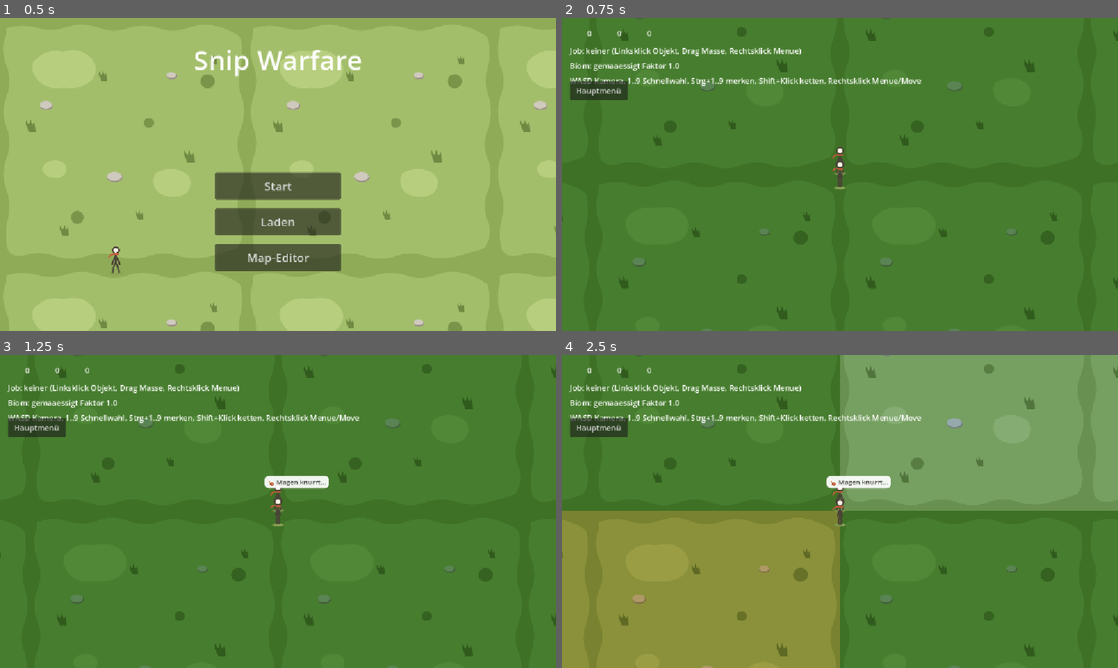
Above: before the commit, frames 1-4 (two rows, left to right).
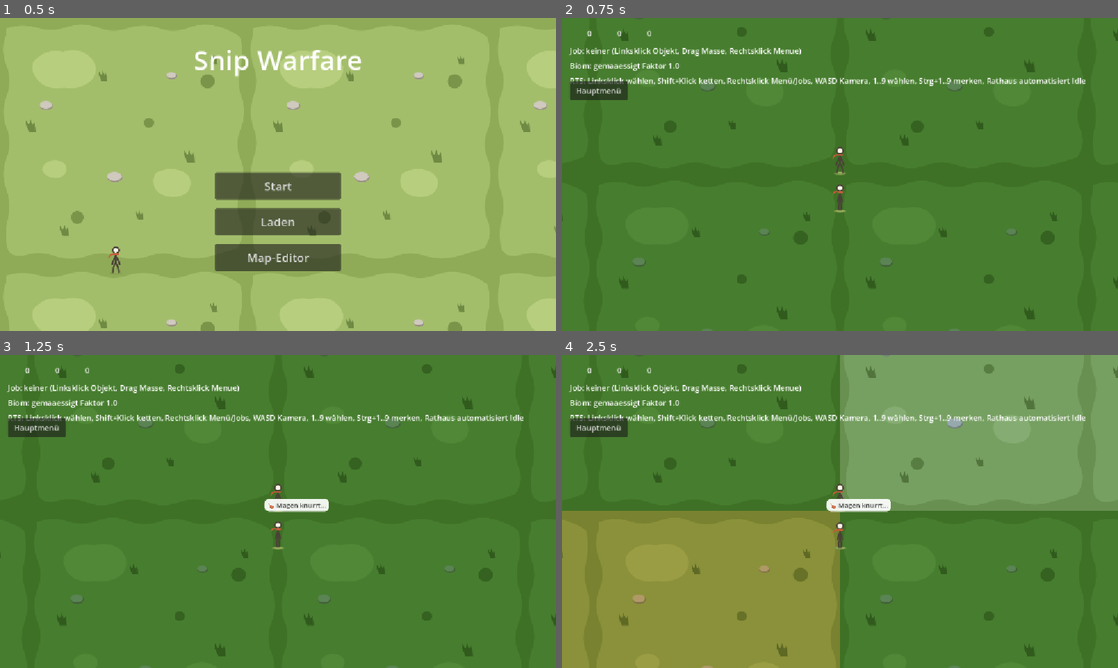
Above: after the commit, the same moments.

Repository: vannon091118/snip-warfare
Game: Godot game, scene res://ui/scenes/hauptmenue.tscn
The game is run twice, just before and just after one commit, with the same random seed, the same clock (stepped at 60 frames per second) and the same inputs.
Inputs:
- Up to frame 1 (0.5 s): no input
- Up to frame 2 (0.75 s): click "Start" at 0.5 s
- Up to frame 3 (1.25 s): no input
- Up to frame 4 (2.5 s): click "Hauptmenü" at 1.25 s; click "Start" at 2 s

Frame 1 is identical in both runs. In frame 2, 1.4% of the frame differs, in the area x 1-95%, y 18-63%; in frame 3, 2.3%; in frame 4, 2.2%.

Commit message:
1. Du stelltest klar dass SnipWarfare ein Survival Village City Builder mit RTS Prinzip ist und die Kamera mit WASD nichts mit dem Schieben einer Spielfigur zu tun hat. 2. In ui/logic/kategorie_ui/ui_kamera_steuerung.gd wurde die Kamera aus der Figur gelöst, damit WASD nur noch den Blick verschiebt und die alten spieler_position Wege als Brücke erhalten blieben. 3. In world/scenes/welt.gd wurde die enge Koppelung entfernt, damit Einheiten nicht mehr pro Frame an die Kamera geklebt werden und nur noch Jobs und das Rathaus über ihre eigenen Maschinen bewegen. 4. In ui/logic/kategorie_ui/ui_eingabe_steuerung.gd wurde die Reichweitenprüfung vom Kamerapunkt auf den Standort der gewählten Einheit gelegt und world/scenes/welt.tscn trägt nun den ehrlichen RTS Hilfetext mit Rathaus Automatisierung. 5. Noch zu prüfen bleibt ob die Auswahl im Rudel hält und das Rathaus die Müßigen dort abholt wo sie wirklich stehen.

Diff:
--- a/ui/logic/kategorie_ui/ui_eingabe_steuerung.gd
+++ b/ui/logic/kategorie_ui/ui_eingabe_steuerung.gd
@@ -1,10 +1,13 @@
 extends RefCounted
 class_name Ui_EingabeSteuerung
-## Spitze: Eingabe-Übersetzer. Einzige Stelle, die Maus- und Tasten-
+## Spitze: RTS Eingabe-Übersetzer. Einzige Stelle, die Maus- und Tasten-
 ## Eingaben in Aufrufe an Maschinen übersetzt (Auswahl, Jobs, Kamera,
 ## Hud). Sie besitzt keine Welt-Generierung, keine Lager-Fabrik und
 ## keine Biom-Logik. Jede Fremd-Logik läuft strikt über die gereichte
-## Maschinen-Referenz, nie direkt in der Szene.
+## Maschinen-Referenz, nie direkt in der Szene. RTS: Spieler wählt
+## Einheiten, vergibt Jobs, Kamera (WASD) ist reine Beobachtung.
+## Stickmen arbeiten nur orts- und jobabhängig; Orchestrator (Rathaus)
+## ist die einzige Automatisierung für Idle-Einheiten.
 
 const SCHNELLWAHL_MAX := 9
 
@@ -100,8 +103,8 @@
 	var karten_transform := _karte.get_global_transform_with_canvas().affine_inverse()
 	return karten_transform * ereignis.position
 
-func linksklick_ende(ende: Vector2) -> void:
-	_linksklick_ende(ende)
+func linksklick_ende(_ende: Vector2) -> void:
+	pass
 
 func rechteck_pflegen_bild(maus_global: Vector2, viewport_transform: Transform2D, ziehen_start: Vector2) -> void:
 	if _auswahl == null or not _auswahl.ziehen_aktiv or _rechteck == null:
@@ -119,7 +122,6 @@
 	if slot >= SCHNELLWAHL_MAX:
 		return
 	if ereignis.ctrl_pressed:
-		# Schnellwahl merken: aktiven Index in den Slot legen.
 		if slot >= _schnellwahl.size():
 			_schnellwahl.resize(slot + 1)
 		_schnellwahl[slot] = _auswahl.aktiver_einheit_index
@@ -138,7 +140,7 @@
 	var logik := str(aktion.get("logik_id", ""))
 	var label_text := str(aktion.get("label", ""))
 	if label_text.to_lower().contains("wachstum") or logik.to_lower().contains("wachstum"):
-		var haus_pos := _kamera_steuerung.spieler_position if _kamera_steuerung != null else Vector2.ZERO
+		var haus_pos := _kamera_steuerung.kamera_position if _kamera_steuerung != null else Vector2.ZERO
 		if _lager != null and _lager.lager_zahl() > 0:
 			haus_pos = _lager.lager_position(0)
 		if _stockmaenner != null and _stockmaenner.versuche_wachstum(haus_pos):
@@ -168,9 +170,8 @@
 	var ziel_objekt := _model.objekt_bei(welt_pos, radius)
 	var ziel_tier := _tiere.tier_id_bei(welt_pos, radius)
 	if ziel_objekt >= 0 or ziel_tier >= 0:
-		_kontext.position = _kamera.get_viewport_rect().size / 2 if _kamera != null else Vector2.ZERO
-		if _kamera != null:
-			_kontext.position = _kamera.get_viewport().get_mouse_position() if _kamera.get_viewport() != null else Vector2.ZERO
+		if _kamera != null and _kamera.get_viewport() != null:
+			_kontext.position = _kamera.get_viewport().get_mouse_position()
 		_kontext.popup()
 		return
 	if Input.is_key_pressed(KEY_SHIFT):
@@ -206,8 +207,8 @@
 		var probe := _job_registry.job_erzeugen(job_id)
 		if probe == null or not probe.passt_zu_tier(tier_art):
 			continue
-		var cam_pos := _kamera_steuerung.spieler_position if _kamera_steuerung != null else Vector2.ZERO
-		if cam_pos.distance_to(ziel_position) > probe.reichweite() + radius:
+		var einheit_pos := _stockmaenner.einheit_position(_auswahl.aktiver_einheit_index) if _stockmaenner != null and _auswahl != null else Vector2.ZERO
+		if einheit_pos.distance_to(ziel_position) > probe.reichweite() + radius:
 			if _hud != null:
 				(_hud as Variant).meldung_setzen("Zu weit entfernt: erst hinbewegen")
 			return
@@ -222,8 +223,8 @@
 		var probe := _job_registry.job_erzeugen(job_id)
 		if probe == null or not probe.passt_zu_objekt(element_id):
 			continue
-		var cam_pos := _kamera_steuerung.spieler_position if _kamera_steuerung != null else Vector2.ZERO
-		if cam_pos.distance_to(ziel_position) > probe.reichweite() + radius:
+		var einheit_pos2 := _stockmaenner.einheit_position(_auswahl.aktiver_einheit_index) if _stockmaenner != null and _auswahl != null else Vector2.ZERO
+		if einheit_pos2.distance_to(ziel_position) > probe.reichweite() + radius:
 			if _hud != null:
 				(_hud as Variant).meldung_setzen("Zu weit entfernt: erst hinbewegen")
 			return
--- a/ui/logic/kategorie_ui/ui_kamera_steuerung.gd
+++ b/ui/logic/kategorie_ui/ui_kamera_steuerung.gd
@@ -1,33 +1,39 @@
 extends RefCounted
 class_name Ui_KameraSteuerung
-## Spitze: Kamera-Steuerung. Besitzt ausschließlich die Kamera-Zustände
+## Spitze: RTS-Kamera. Besitzt ausschließlich die Kamera-Zustände
 ## (Position, Zoom) und deren Bewegung. Keine Jobs, keine Welt-Generierung,
-## keine Lager-Logik. Liest nur Kern_SteuerungRegistry für Geschwindigkeit.
+## keine Lager-Logik, keine Spieler-Figuren-Logik. Die Stickmen bewegen
+## sich nie über die Kamera; sie folgen ausschließlich Jobs über ihre
+## eigenen Maschinen (Einheit_Manager + ggf. Pathfinding), nicht über WASD.
+## Das Rathaus (Orchestrator) ist die einzige Automatisierungs-Einheit;
+## alles andere ist orts- und jobabhängig, niemals autonom.
 
 const KAMERA_ZOOM_SCHRITT := 1.1
 const KAMERA_ZOOM_MIN := 0.2
 const KAMERA_ZOOM_MAX := 2.5
 
-var spieler_position: Vector2 = Vector2.ZERO
+var kamera_position: Vector2 = Vector2.ZERO
+## Rückwärtskompatibel: alter Name der Kamera-Position.
+var spieler_position: Vector2:
+	get: return kamera_position
+	set(wert): kamera_position = wert
 var _steuerung: Kern_SteuerungRegistry = null
 var _model: Welt_Model = null
 
 func einrichten(steuerung: Kern_SteuerungRegistry, model: Welt_Model, start_position: Vector2) -> void:
 	_steuerung = steuerung
 	_model = model
-	spieler_position = start_position
+	kamera_position = start_position
 
-func kamera_bewegen(delta: float, kamera: Camera2D, spieler: Node2D) -> void:
+func kamera_bewegen(delta: float, kamera: Camera2D) -> void:
 	var richtung := _lese_kamera_richtung()
 	var geschw := _steuerung.steuerung.kamera_geschwindigkeit if _steuerung != null and _steuerung.steuerung != null else 520.0
-	spieler_position += richtung * geschw * delta
+	kamera_position += richtung * geschw * delta
 	if _model != null:
 		var karten_groesse := Vector2(_model.groesse()) * Welt_Model.KACHEL_GROESSE
-		spieler_position = spieler_position.clamp(Vector2.ZERO, karten_groesse)
+		kamera_position = kamera_position.clamp(Vector2.ZERO, karten_groesse)
 	if kamera != null:
-		kamera.position = spieler_position
-	if spieler != null:
-		spieler.position = spieler_position
+		kamera.position = kamera_position
 
 func zoom(faktor: float, kamera: Camera2D) -> void:
 	if kamera == null:
--- a/world/scenes/welt.gd
+++ b/world/scenes/welt.gd
@@ -62,16 +62,17 @@
 	_tier_platzierer.platzieren(_model, _registry, _tiere)
 	var start_position := Vector2(_model.groesse()) * Welt_Model.KACHEL_GROESSE / 2.0
 	_kamera_steuerung.einrichten(_steuerung, _model, start_position)
-	_spieler.position = _kamera_steuerung.spieler_position
-	_kamera.position = _kamera_steuerung.spieler_position
-	_lager_fabrik.anlegen_aus_welt(_model, _lager, _kamera_steuerung.spieler_position)
+	_kamera.position = _kamera_steuerung.kamera_position
+	# Spieler-Sprite ist nur noch Kamera-Anker, keine Spielfigur mehr.
+	_spieler.position = _kamera_steuerung.kamera_position
+	_lager_fabrik.anlegen_aus_welt(_model, _lager, _kamera_steuerung.kamera_position)
 	_ressourcen.lager_setzen(_lager)
 	_stockmaenner.einrichten(_model, _tiere, _ressourcen)
 	_stockmaenner.lager_setzen(_lager)
 	_stockmaenner.tageszyklus_setzen(_tageszyklus)
 	_waerme_sammler.sammeln(_model, _stockmaenner)
 	add_child(_stockmaenner)
-	_stockmaenner.einheit_hinzufuegen(_kamera_steuerung.spieler_position)
+	_stockmaenner.einheit_hinzufuegen(_kamera_steuerung.kamera_position + Vector2(0, 48))
 	_karten_beobachter.einrichten(_model, _generator, _tiere)
 	_orchestrator_registry.laden(ORCHESTRATOR_PFAD)
 	_orchestrator_manager.referenzen_setzen(_stockmaenner, _model, _registry, _job_registry)
@@ -131,10 +132,12 @@
 	_eingabe_steuerung.eingabe(ereignis, self, _auf_verteilung)
 
 func _process(delta: float) -> void:
-	_kamera_steuerung.kamera_bewegen(delta, _kamera, _spieler)
-	_tiere.spieler_position_setzen(_kamera_steuerung.spieler_position)
-	_stockmaenner.einheit_position_setzen(_auswahl.aktiver_einheit_index, _kamera_steuerung.spieler_position)
-	_karten_beobachter.beobachten(_karten_viewer, _karten_info, _karten_ebene, _kamera_steuerung.spieler_position, _kamera)
+	_kamera_steuerung.kamera_bewegen(delta, _kamera)
+	_spieler.position = _kamera_steuerung.kamera_position
+	# RTS-Prinzip: Kamera und Einheiten sind entkoppelt. Stickmen bewegen
+	# sich ausschließlich über Jobs (Einheit_Status + Rathaus/Orchestrator),
+	# niemals durch unmittelbares Setzen ihrer Position pro Frame.
+	_karten_beobachter.beobachten(_karten_viewer, _karten_info, _karten_ebene, _kamera_steuerung.kamera_position, _kamera)
 
 func _unhandled_input(ereignis: InputEvent) -> void:
 	_eingabe_steuerung.unhandled_input(
--- a/world/scenes/welt.tscn
+++ b/world/scenes/welt.tscn
@@ -63,7 +63,7 @@
 
 [node name="HilfeLabel" type="Label" parent="CanvasLayer/HUD"]
 layout_mode = 2
-text = "WASD Kamera, 1..9 Schnellwahl, Strg+1..9 merken, Shift+Klick ketten, Rechtsklick Menue/Move"
+text = "RTS: Linksklick wählen, Shift+Klick ketten, Rechtsklick Menü/Jobs, WASD Kamera, 1..9 wählen, Strg+1..9 merken, Rathaus automatisiert Idle"
 
 [node name="ZurueckKnopf" type="Button" parent="CanvasLayer"]
 unique_name_in_owner = true
Not shown, changed: shinon/commit_msg.txt
